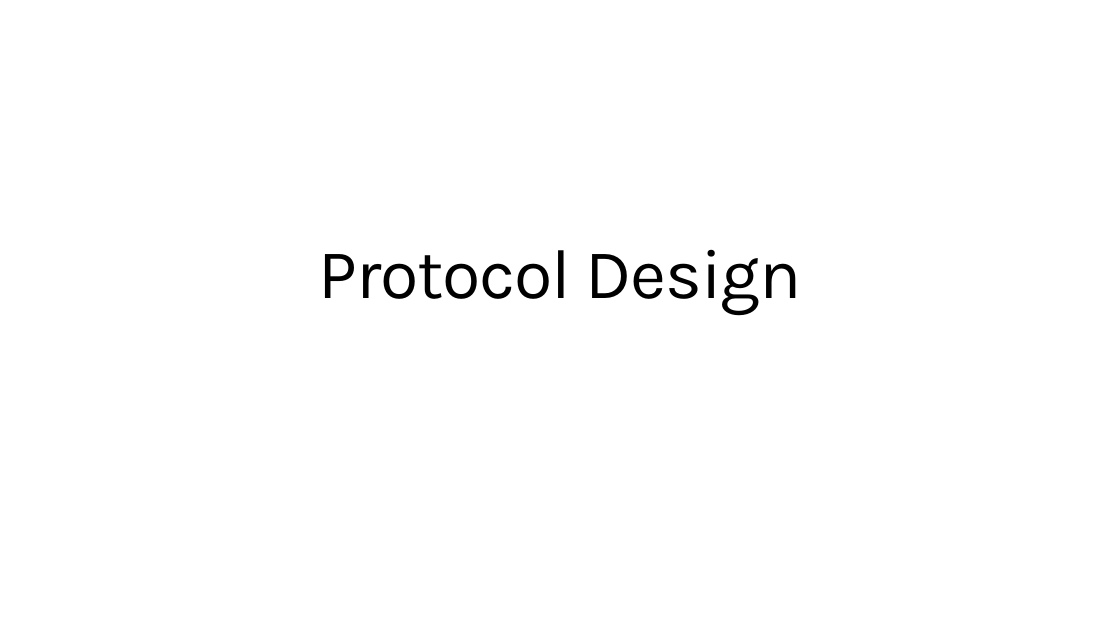
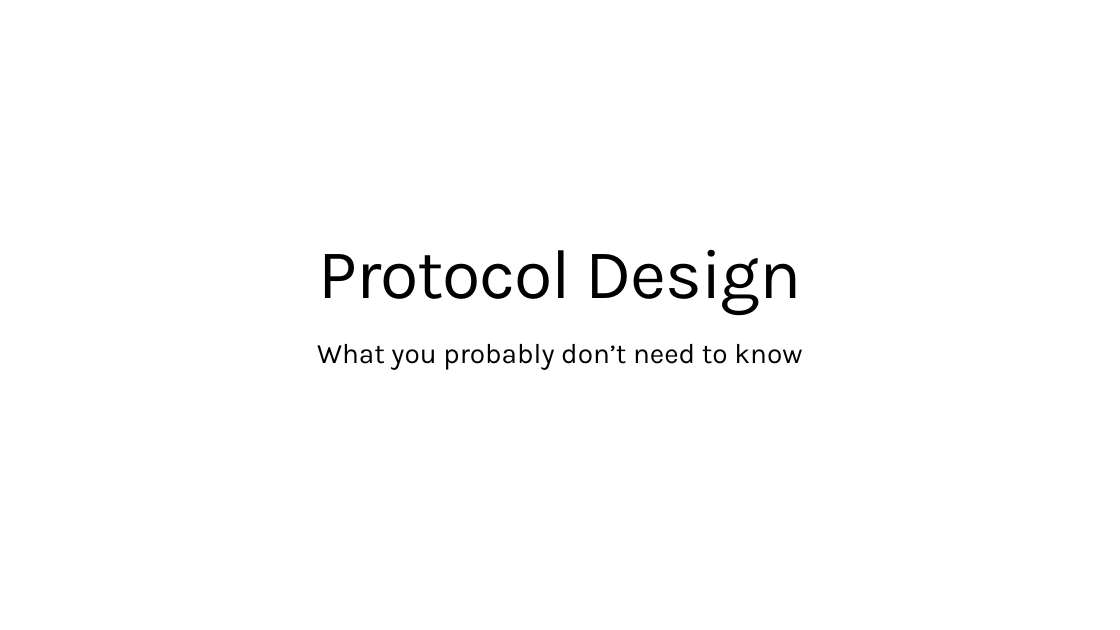
Before and after one commit to StephenCleary/Presentations, a slide deck: slide 1 of Designing Application Protocols for TCPIP/Protocol Design.pptx. Drawn at 1120x630 pixels with LibreOffice and Linux fonts; fonts in the diff are those of the drawing; background and template pictures are left out. Boxes give left, top, right and bottom in pixels: in the first picture for what was removed or moved away, otherwise in the second. Text is boxed around its words. In the diff, an @@ line names an element or a change of style, - is before the commit and + after.

Commit message:
Update TCP/IP protocol design

```diff
--- a/Designing Application Protocols for TCPIP/Protocol Design.pptx
+++ b/Designing Application Protocols for TCPIP/Protocol Design.pptx
@@ subtitle added at (x1=317, y1=344, x2=802, y2=370), 24 pt, text #000000 @@
+What you probably don’t need to know
```
Also in this commit, not shown: 7 other slides changed.
